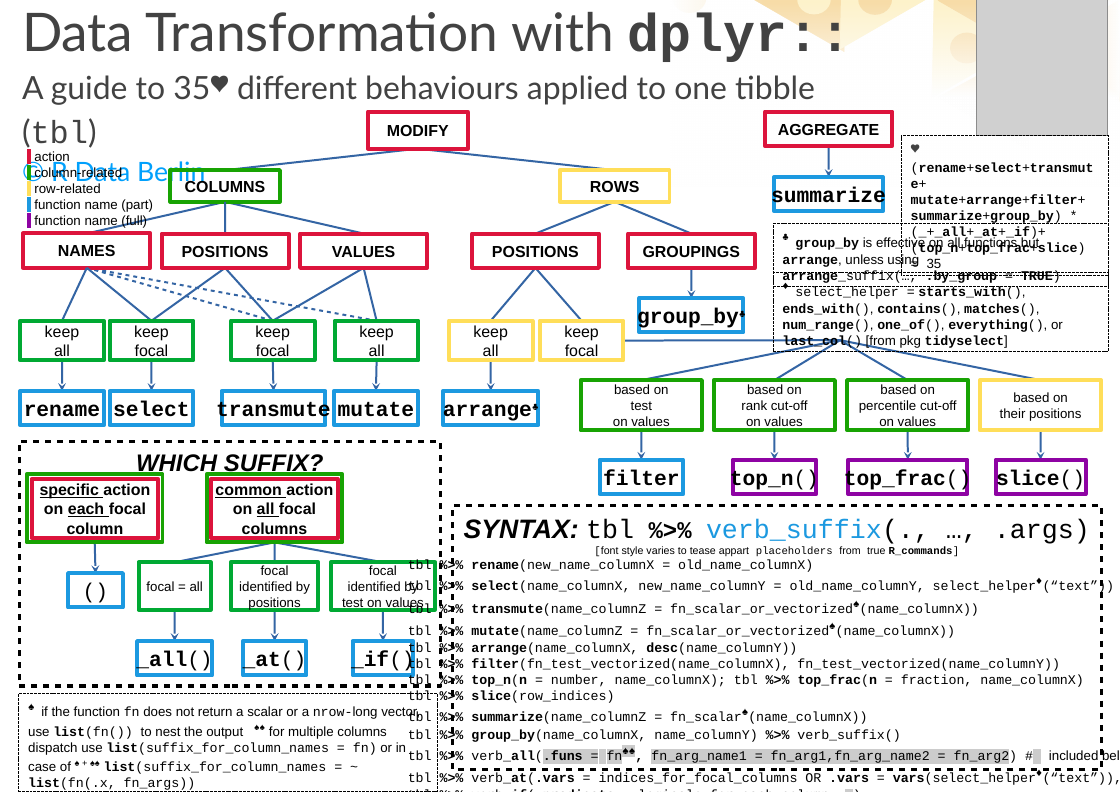
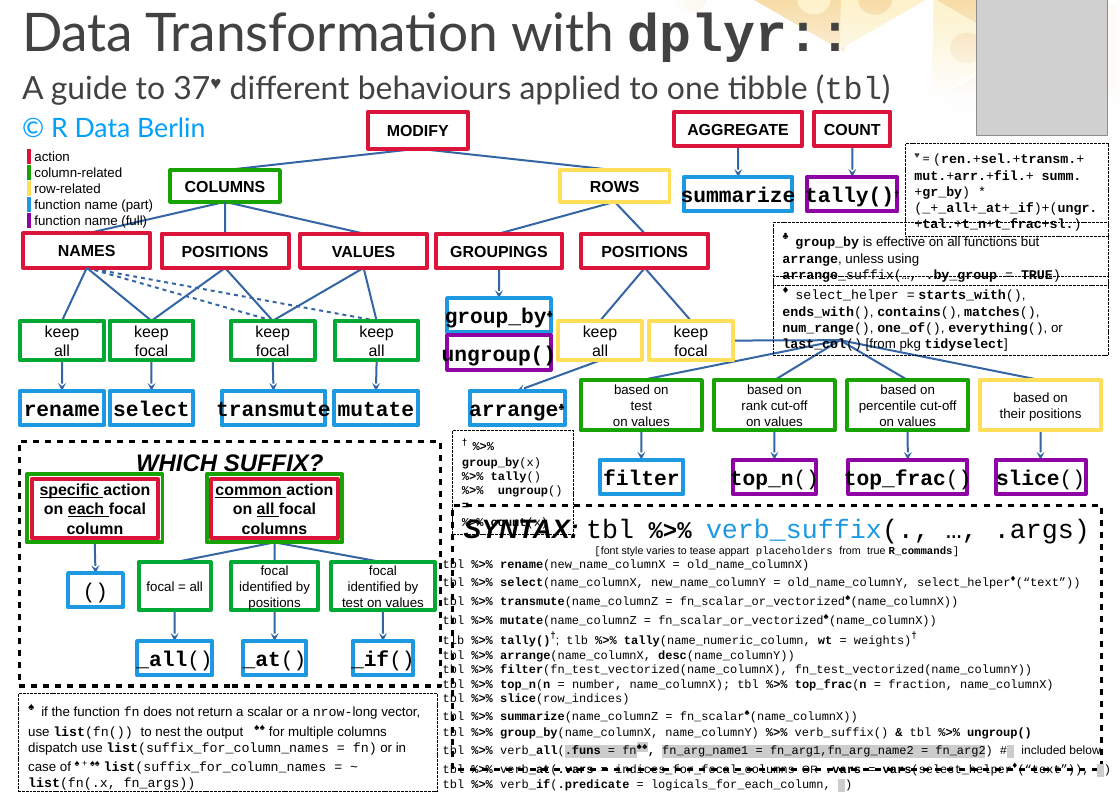
Before and after one commit to courtiol/Rguides, a slide deck: slide 1 of dplyr_guide_for_one_table.odp. Drawn at 1120x792 pixels with LibreOffice and Linux fonts; fonts in the diff are those of the drawing; grey boxes stand for pictures. Boxes give left, top, right and bottom in pixels: in the first picture for what was removed or moved away, otherwise in the second. Text is boxed around its words. In the diff, an @@ line names an element or a change of style, - is before the commit and + after.

Commit message:
Add tally & ungroup

```diff
--- a/dplyr_guide_for_one_table.odp
+++ b/dplyr_guide_for_one_table.odp
@@ title at (x1=22, y1=12, x2=891, y2=138): text changed @@
-Data Transformation with dplyr::
-A guide to 35♥ different behaviours applied to one tibble (tbl)
-© R Data Berlin
+Data Transformation with dplyr::
+A guide to 37♥ different behaviours applied to one tibble (tbl)
+© R Data Berlin
@@ rectangle "AGGREGATE" moved from (x1=766, y1=112, x2=893, y2=147) to (x1=674, y1=112, x2=802, y2=147) @@
@@ rectangle added at (x1=814, y1=112, x2=890, y2=147), outline #DC143C 3 pt, 12 pt, text #000000, bold @@
+COUNT
@@ arrow moved from (692, 268) - (692, 298) to (739, 146) - (739, 177) @@
@@ arrow moved from (829, 146) - (829, 177) to (853, 146) - (853, 177) @@
@@ rectangle "♥ = (ren.+sel.+transm.+" resized from (x1=902, y1=136, x2=1109, y2=276) to (x1=905, y1=144, x2=1109, y2=237) @@
@@ rectangle "summarize" moved from (x1=774, y1=177, x2=882, y2=212) to (x1=684, y1=177, x2=792, y2=212) @@
@@ rectangle added at (x1=808, y1=177, x2=898, y2=212), outline #8E03A3 3 pt, 16 pt, text #000000, bold @@
+tally()†
@@ text in rectangle at (x1=914, y1=154, x2=1097, y2=231): text changed @@
-♥ (rename+select+transmute+
-mutate+arrange+filter+
-summarize+group_by) * (_+_all+_at+_if)+(top_n+top_frac+slice) = 35
+♥ = (ren.+sel.+transm.+
+mut.+arr.+fil.+ summ.+gr_by) * (_+_all+_at+_if)+(ungr.+tal.+t_n+t_frac+sl.)
@@ line moved from (615, 202) - (536, 234) to (615, 202) - (499, 234) @@
@@ line moved from (615, 202) - (692, 234) to (615, 202) - (645, 234) @@
@@ rectangle "GROUPINGS" moved from (x1=628, y1=234, x2=755, y2=268) to (x1=436, y1=234, x2=563, y2=268) @@
@@ arrow moved from (491, 360) - (491, 391) to (499, 268) - (499, 298) @@
@@ line moved from (536, 268) - (582, 321) to (645, 268) - (600, 321) @@
@@ line moved from (536, 268) - (491, 321) to (645, 268) - (691, 321) @@
@@ rectangle "group_by♣" moved from (x1=640, y1=298, x2=743, y2=332) to (x1=447, y1=298, x2=551, y2=332) @@
@@ rectangle "♦ select_helper = starts_with(), ends_with(), ..." moved from (x1=773, y1=273, x2=1109, y2=352) to (x1=773, y1=277, x2=1109, y2=355) @@
@@ 3 rectangles moved together from (x1=449, y1=234, x2=624, y2=360) to (x1=559, y1=234, x2=733, y2=360) @@
@@ rectangle added at (x1=447, y1=335, x2=551, y2=370), outline #8E03A3 3 pt, 16 pt, text #000000, bold @@
+ungroup()
@@ line moved from (624, 341) - (840, 340) to (733, 341) - (840, 340) @@
@@ arrow added from (600, 360) to (517, 391), #3465A4 1.5 pt @@
@@ rectangle "arrange♣" moved from (x1=444, y1=391, x2=538, y2=425) to (x1=469, y1=391, x2=564, y2=425) @@
@@ rectangle added at (x1=452, y1=430, x2=573, y2=535), outline #000000 0 pt, 9 pt, text #000000, bold @@
+† %>% group_by(x) %>% tally() %>% ungroup() =
+%>% count(x)
@@ text in rectangle at (x1=443, y1=559, x2=1100, y2=776): size 10 to 9 pt in "tbl %>% rename(new_name_columnX = old_name_columnX)", "tbl %>% select(name_columnX, new_name_columnY = old_name_col ...", "tbl %>% transmute(name_columnZ = fn_scalar_or_vectorized♠(na ...", "tbl %>% mutate(name_columnZ = fn_scalar_or_vectorized♠(name_ ..." and 8 more places; size 14 to 12 pt in "select_helper♦(“text”))", "fn_scalar_or_vectorized♠(name_columnX))", "fn_scalar_or_vectorized♠(name_columnX))", "fn_scalar♠(name_columnX))" and 2 more places; size 10 to 8 pt, font Courier New to Arial in "OR" @@
@@ text in rectangle at (x1=443, y1=635, x2=912, y2=648): paragraph added @@
+tlb %>% tally()†; tlb %>% tally(name_numeric_column, wt = weights)†
@@ text in rectangle at (x1=443, y1=727, x2=1032, y2=740): text changed; size 10 to 9 pt @@
-tbl %>% group_by(name_columnX, name_columnY) %>% verb_suffix()
+tbl %>% group_by(name_columnX, name_columnY) %>% verb_suffix() & tbl %>% ungroup()
```
Also in this commit, not shown: 2 other files.
